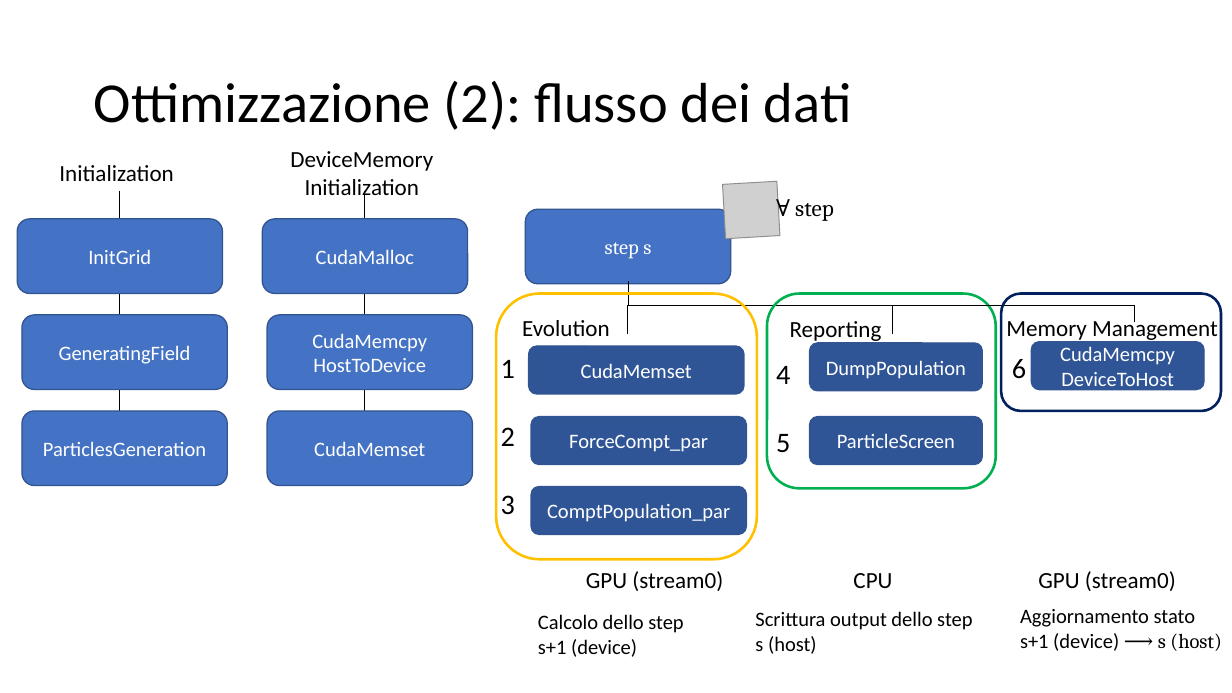
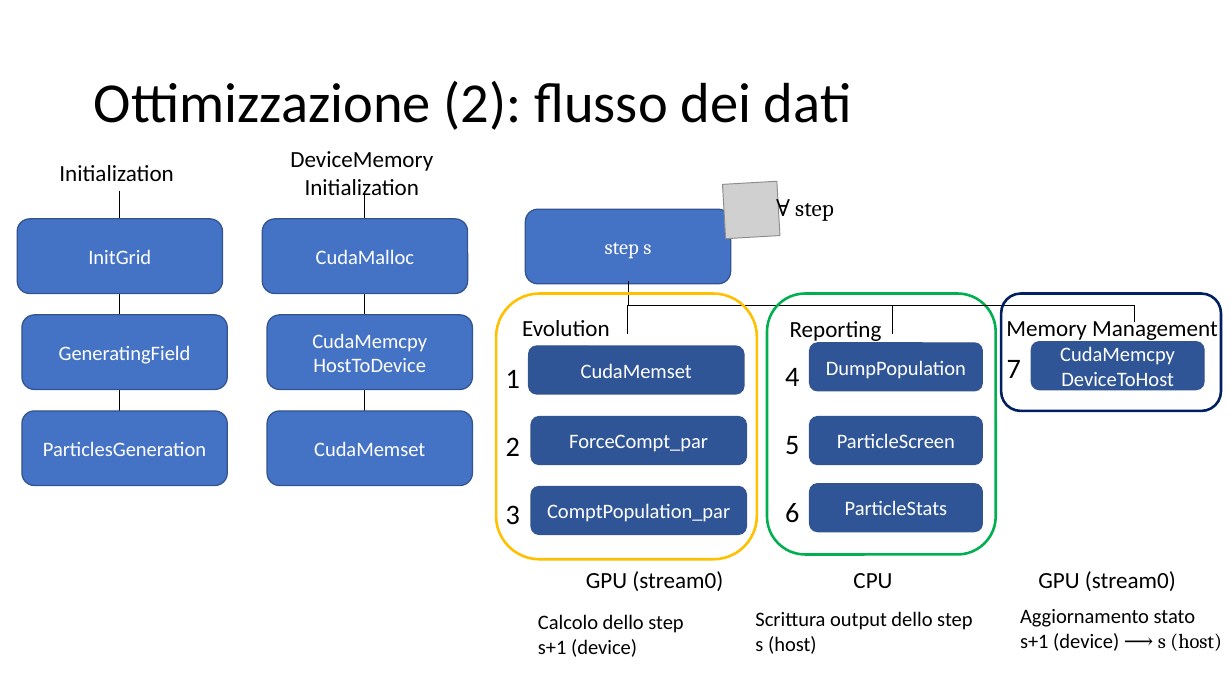
Before and after one commit to piepor/particles-simulation-parallel, a slide deck: slide 9 of presentazione/presentazione.pptx. Drawn at 1232x693 pixels with LibreOffice and Linux fonts; fonts in the diff are those of the drawing; grey boxes stand for pictures. Boxes give left, top, right and bottom in pixels: in the first picture for what was removed or moved away, otherwise in the second. Text is boxed around its words. In the diff, an @@ line names an element or a change of style, - is before the commit and + after.

```diff
--- a/presentazione/presentazione.pptx
+++ b/presentazione/presentazione.pptx
@@ rounded rectangle: place and size @@
-rounded rectangle at bbox=[767, 294, 996, 489]
+rounded rectangle at bbox=[767, 294, 996, 555]
@@ text "1": place and size @@
-text "1" at bbox=[501, 360, 515, 515]
+text "1" at bbox=[506, 370, 520, 525]
@@ text "4": place and size @@
-text "4" at bbox=[776, 366, 790, 453]
+text "4" at bbox=[785, 368, 799, 523]
@@ text at bbox=[1007, 360, 1021, 378]: text changed @@
-6
+7
@@ text at bbox=[785, 503, 799, 523]: paragraph added @@
+6
@@ rounded rectangle added at bbox=[810, 483, 982, 531], fill #2F5597, outline #325491 1 pt, 16 pt, text #FFFFFF @@
+ParticleStats
```
Also in this commit, not shown: 6 other slides changed, 2 slides added, 6 slides removed, 1 other file.
